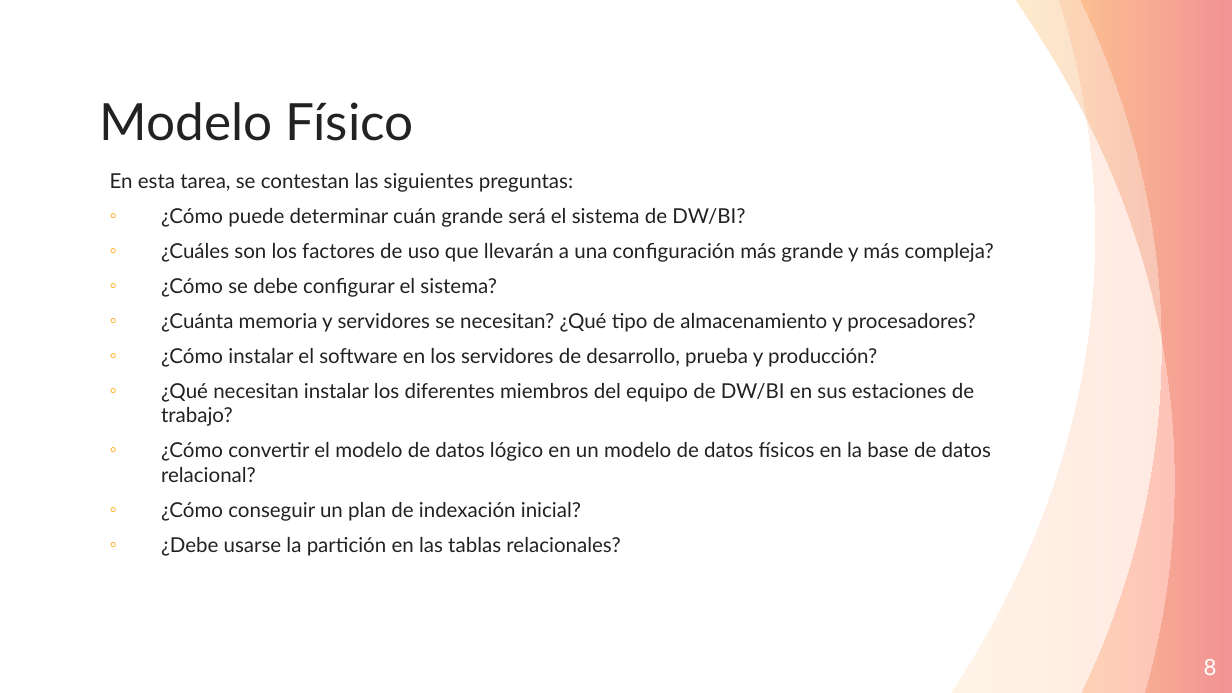
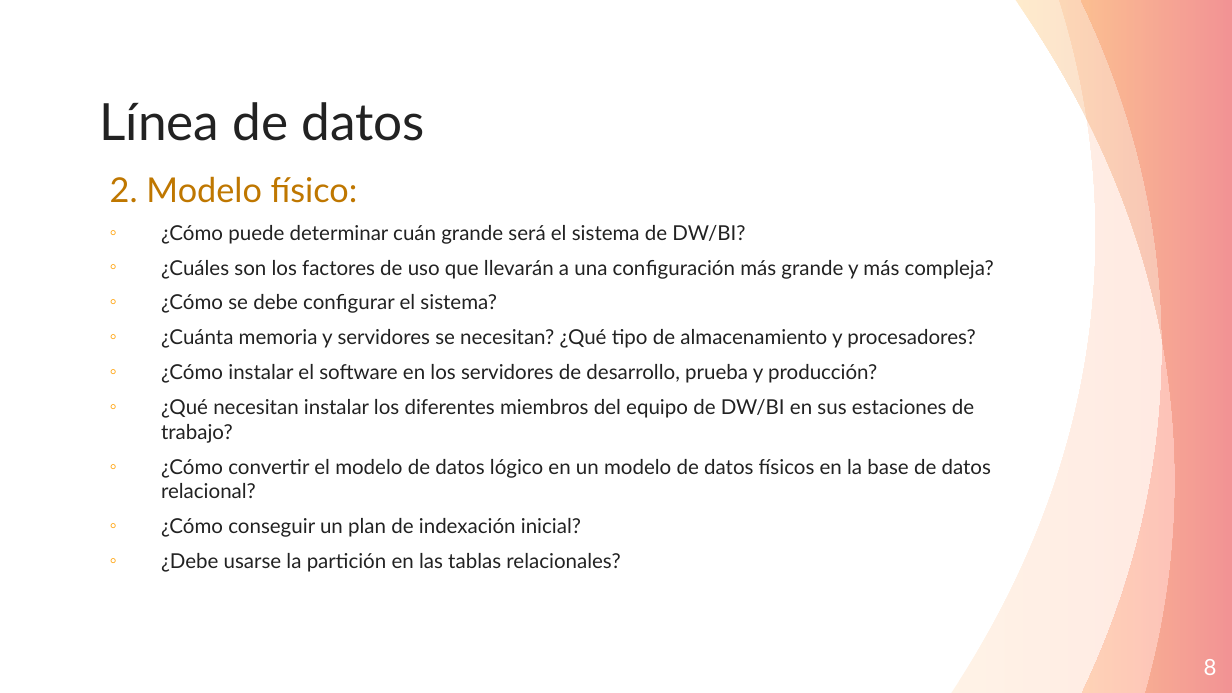
Before and after one commit to Andre-Reinoso/Inmon-vs-Kimball, a slide deck: slide 8 of Inmon-vs-Kimball.pptx. Drawn at 1232x693 pixels with LibreOffice and Linux fonts; fonts in the diff are those of the drawing. Boxes give left, top, right and bottom in pixels: in the first picture for what was removed or moved away, otherwise in the second. Text is boxed around its words. In the diff, an @@ line names an element or a change of style, - is before the commit and + after.

```diff
--- a/Inmon-vs-Kimball.pptx
+++ b/Inmon-vs-Kimball.pptx
@@ title at (x1=99, y1=102, x2=424, y2=141): text changed @@
-Modelo Físico
+Línea de datos
@@ text at (x1=110, y1=176, x2=358, y2=203): text changed; size 12 to 20 pt; text colour #222222 to #BF7700 @@
-En esta tarea, se contestan las siguientes preguntas:
+2. Modelo físico:
```
Also in this commit, not shown: 2 other slides changed, 2 slides added, 1 slide removed, 3 other files.
